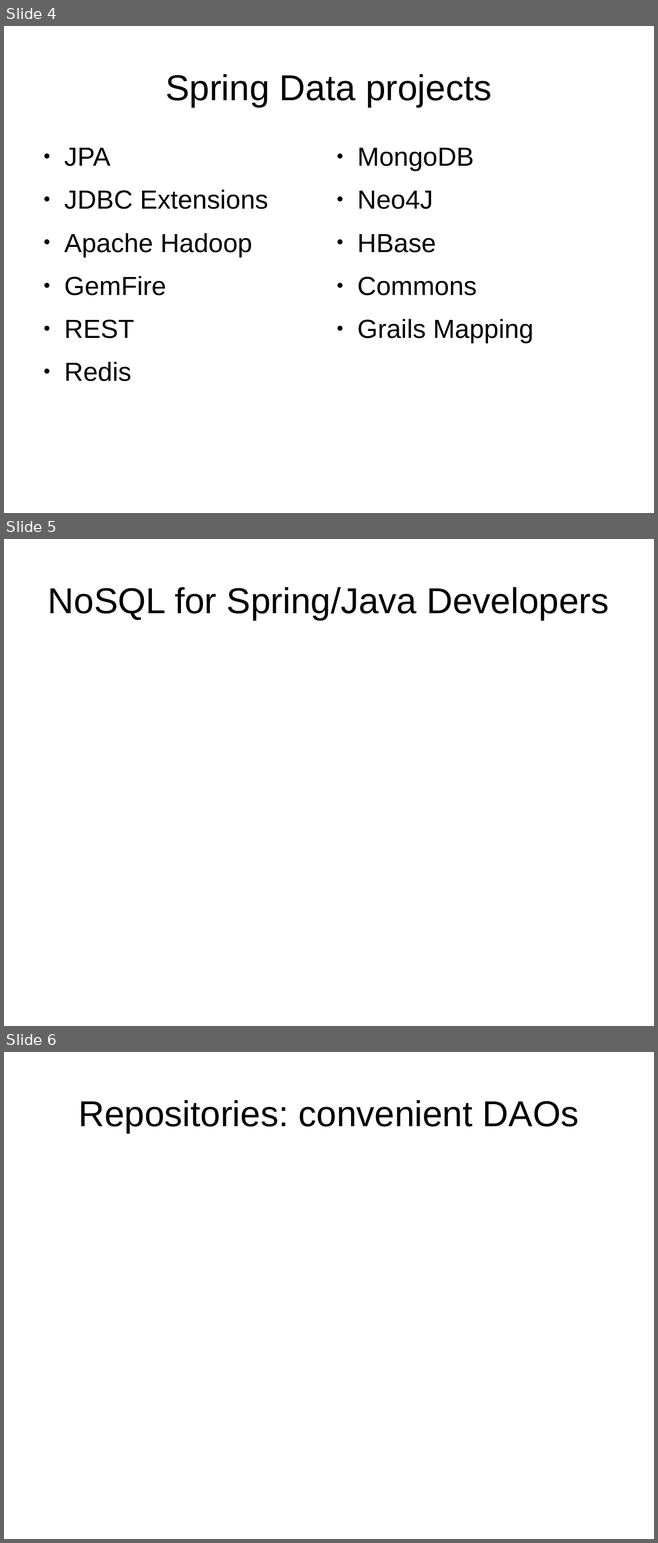
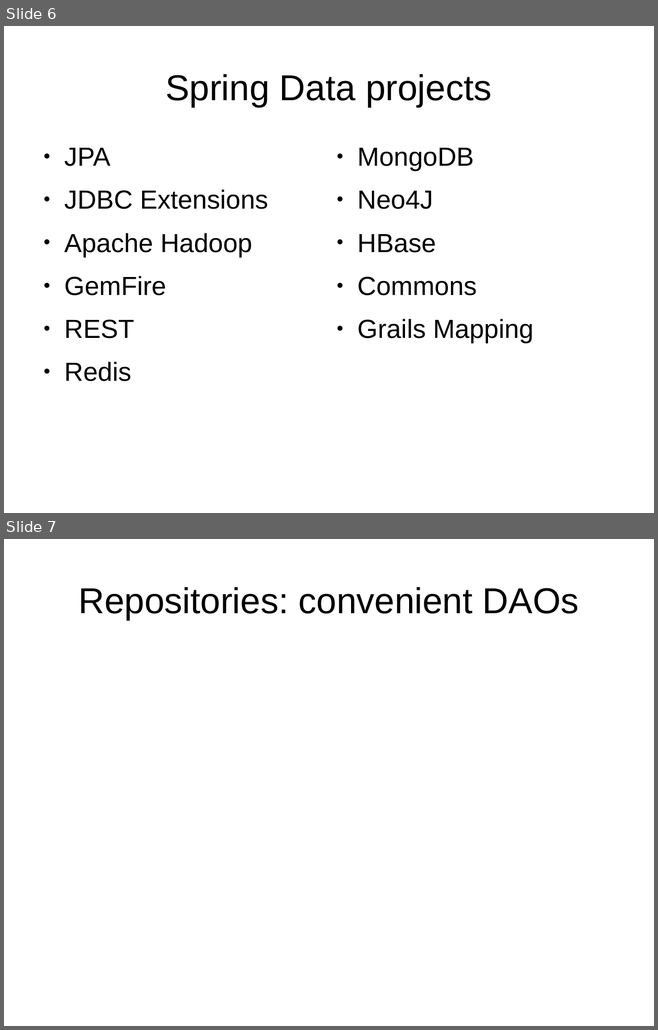
Before and after one commit to martinicr/spring-data-tech-talk, a slide deck: spring-data-mongodb.odp. Shown one above the other, each under a label of ours: slides 4, 5 and 6 before the commit, slides 6 and 7 after it. The pictures are 658x1543 and 658x1030 pixels, drawn with LibreOffice and Linux fonts; fonts in the diff are those of the drawing. Boxes give left, top, right and bottom in pixels: in the first picture for what was removed or moved away, otherwise in the second. Text is boxed around its words. In the diff, an @@ line names an element or a change of style, - is before the commit and + after.

Commit message:
Adding Spring Data Overview/features

```diff
--- a/spring-data-mongodb.odp
+++ b/spring-data-mongodb.odp
@@ slide 5 removed at <box>4,539,654,1026</box>, background #FFFFFF @@
@@ title removed at <box>48,587,609,620</box> @@
-NoSQL for Spring/Java Developers
@@ what was slide 4 is now slide 6 @@
@@ what was slide 6 is now slide 7 @@
```
Also in this commit, not shown: 1 slide changed, 3 slides added, 1 other slide removed, 1 other file.
